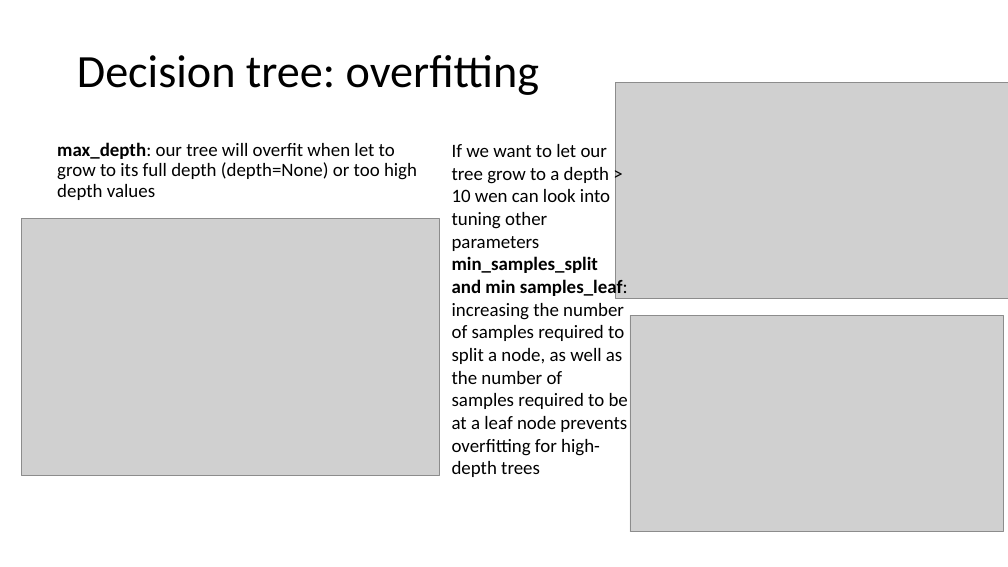
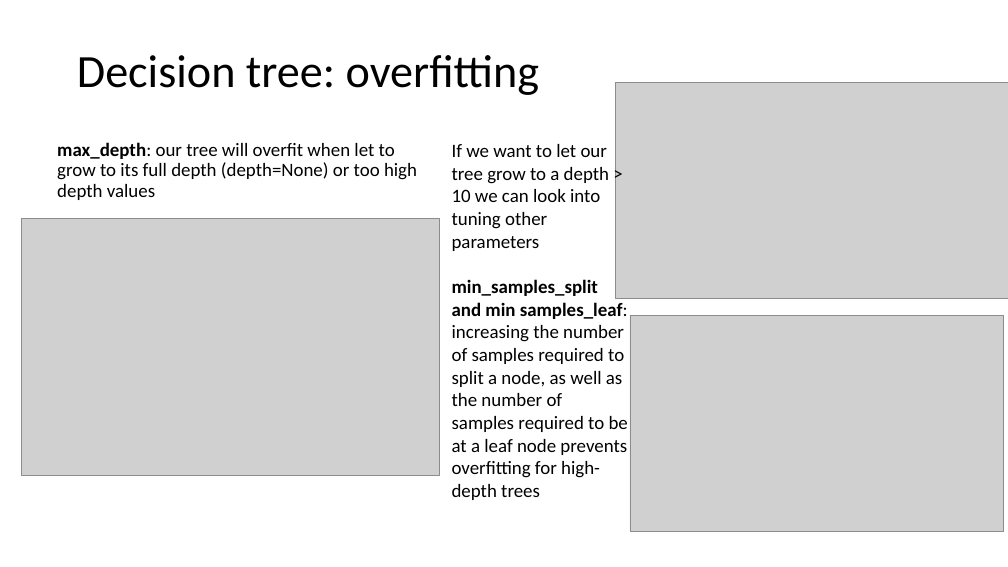
Before and after one commit to sandroassek/SS23_UE_MLPC, a slide deck: slide 8 of Task_3_1.pptx. Drawn at 1008x567 pixels with LibreOffice and Linux fonts; fonts in the diff are those of the drawing; grey boxes stand for pictures. Boxes give left, top, right and bottom in pixels: in the first picture for what was removed or moved away, otherwise in the second. Text is boxed around its words. In the diff, an @@ line names an element or a change of style, - is before the commit and + after.

```diff
--- a/Task_3_1.pptx
+++ b/Task_3_1.pptx
@@ text at (452, 144, 609, 251): text changed @@
-If we want to let our tree grow to a depth > 10 wen can look into tuning other parameters
+If we want to let our tree grow to a depth > 10 we can look into tuning other parameters
```
Also in this commit, not shown: 6 other slides changed.
